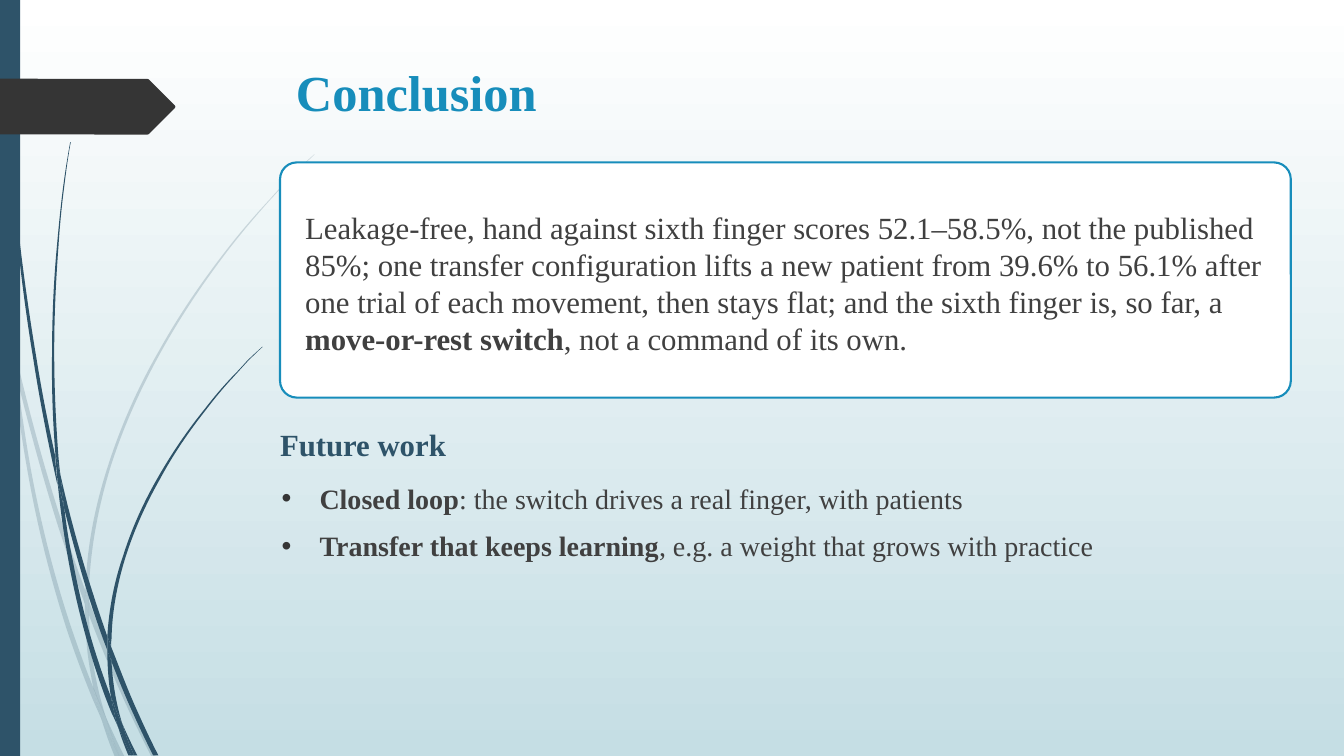
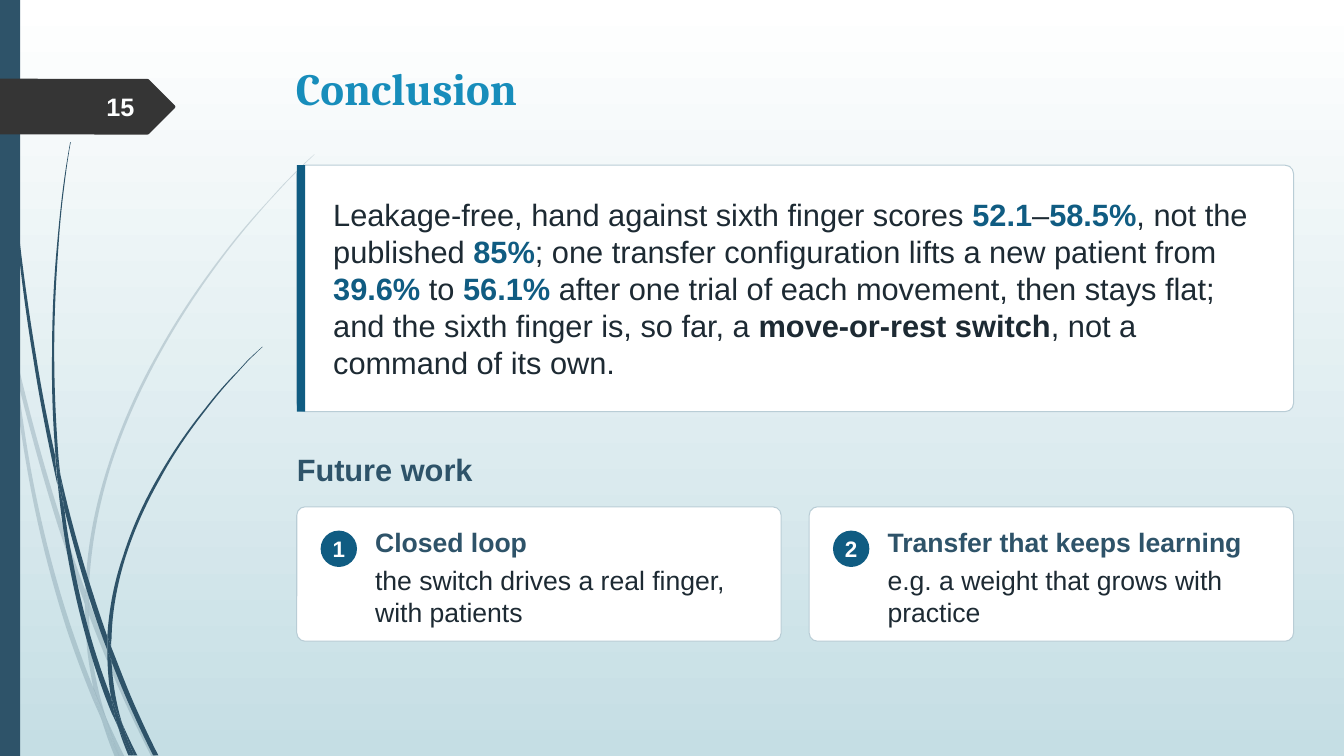
Before and after one commit to rajveeerr/sixth-finger-bci, a slide deck: slide 15 of report/slides/college/Sixth-Finger-BCI-Final-PPT.pptx. Drawn at 1344x756 pixels with LibreOffice and Linux fonts; fonts in the diff are those of the drawing. Boxes give left, top, right and bottom in pixels: in the first picture for what was removed or moved away, otherwise in the second. Text is boxed around its words. In the diff, an @@ line names an element or a change of style, - is before the commit and + after.

```diff
--- a/report/slides/college/Sixth-Finger-BCI-Final-PPT.pptx
+++ b/report/slides/college/Sixth-Finger-BCI-Final-PPT.pptx
@@ title "Conclusion" at (296, 74, 517, 106): size 36 to 32 pt, font Times New Roman to Cambria @@
@@ page number added at (106, 98, 134, 117), 18 pt, text #FEFFFF, bold @@
+15
@@ rounded rectangle: place and size @@
-rounded rectangle at (280, 162, 1292, 397)
+rounded rectangle at (296, 165, 1294, 411)
@@ rounded rectangle at (296, 165, 1294, 411): outline #178DBB 1.5 pt to #B9CDD6 0.75 pt; proportions changed @@
@@ rectangle added at (296, 165, 304, 411), fill #105C82 @@
@@ text "Leakage-free, hand against sixth finger ...": place and size @@
-text "Leakage-free, hand against sixth finger ..." at (305, 217, 1261, 355)
+text "Leakage-free, hand against sixth finger ..." at (333, 203, 1248, 375)
@@ text "Leakage-free, hand against sixth finger ..." at (333, 203, 1248, 375): font Times New Roman to Arial, text colour #404040 to #1D2A33; text colour #404040 to #105C82, bold on in "52.1–58.5%, 85%; 39.6% 56.1%" @@
@@ text "Future work": place and size @@
-text "Future work" at (280, 434, 446, 457)
+text "Future work" at (297, 458, 473, 482)
@@ text "Future work" at (297, 458, 473, 482): font Times New Roman to Arial @@
@@ rounded rectangle added at (296, 507, 781, 641), fill #FFFFFF, outline #B9CDD6 0.75 pt @@
@@ text removed at (320, 489, 1093, 562) @@
-• Closed loop: the switch drives a real finger, with patients
-• Transfer that keeps learning, e.g. a weight that grows with practice
@@ rounded rectangle added at (810, 507, 1295, 641), fill #FFFFFF, outline #B9CDD6 0.75 pt @@
@@ ellipse added at (321, 530, 357, 567), fill #105C82 @@
@@ text added at (375, 532, 724, 627), 19 pt, text #1D2A33 @@
+Closed loop
+the switch drives a real finger, with patients
@@ ellipse added at (833, 530, 869, 567), fill #105C82 @@
@@ text added at (888, 532, 1241, 627), 19 pt, text #1D2A33 @@
+Transfer that keeps learning
+e.g. a weight that grows with practice
@@ text added at (333, 541, 345, 557), 16 pt, text #FFFFFF, bold @@
+1
@@ text added at (845, 541, 857, 557), 16 pt, text #FFFFFF, bold @@
+2
```
Also in this commit, not shown: 17 other slides changed, 2 other files.
